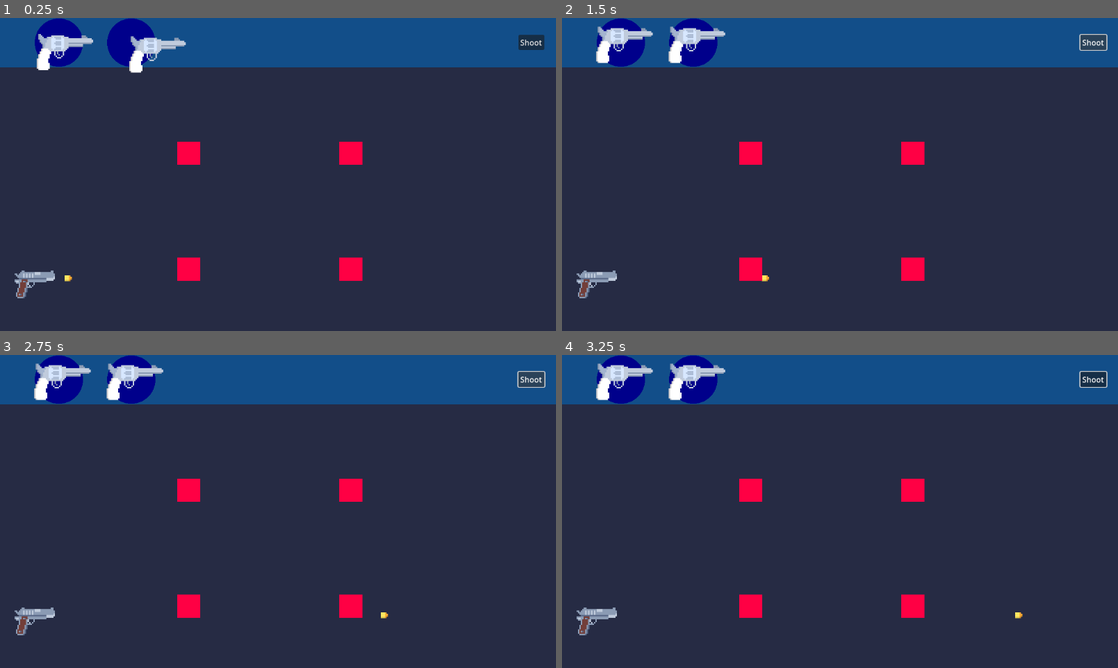
Above: before the commit, frames 1-4 (two rows, left to right).
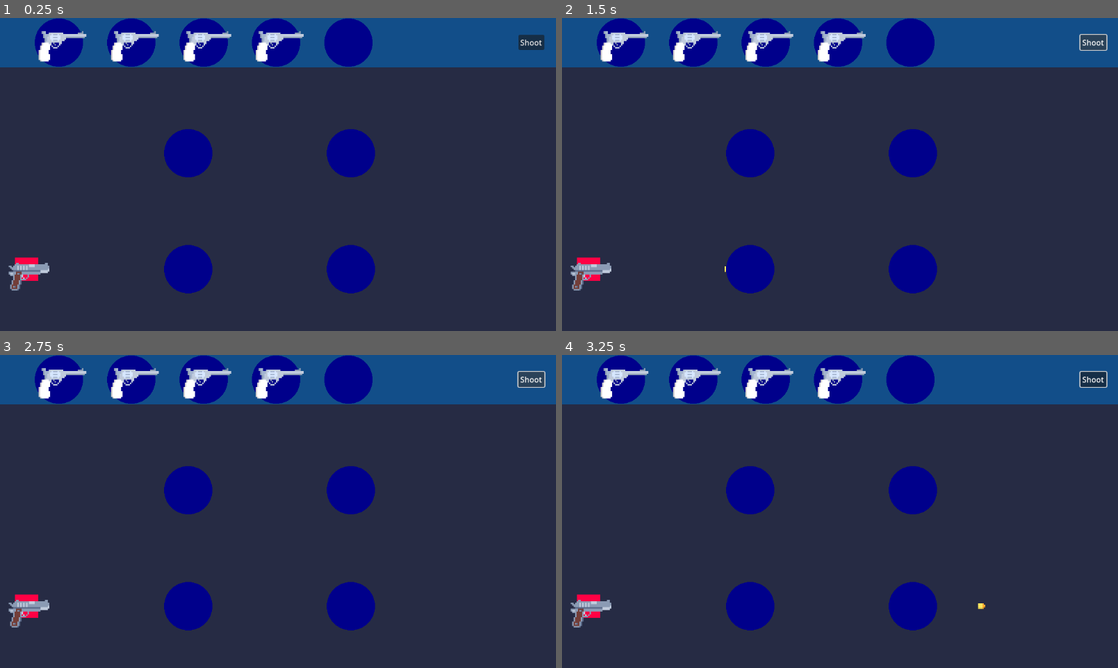
Above: after the commit, the same moments.

Repository: AmarHadj/shoot-your-way-out
Game: Godot game, scene res://Scenes/Level 1.tscn
Two runs of this game, one before a commit and one after it. Both use one fixed random seed, a clock stepped at 60 frames per second and the inputs below. Before the commit the project has no main scene; this scene is started directly in both runs.
Inputs (mouse positions are in pixels of both pictures, inside the frame that each line leads up to):
- Up to frame 1 (0.25 s): no input
- Up to frame 2 (1.5 s): click "Shoot" at 0.5 s; click "Shoot" at 1.25 s
- Up to frame 3 (2.75 s): click "Shoot" at 2 s
- Up to frame 4 (3.25 s): tap Enter at 2.75 s; move the mouse to (623, 380) at 2.77 s; click (623, 380) at 2.85 s

The runs differ from the first frame. In frame 1, 9.4% of the frame differs, in the area x 1-68%, y 0-90%; in frame 2, 8.9%; in frame 3, 8.9%; in frame 4, 9.0%.

Commit message:
weapon slots and revolver size
weapon slots are now functionnal, the revolver size was also reduced

Diff:
--- a/Assets/Inventory.tscn
+++ b/Assets/Inventory.tscn
@@ -2,7 +2,7 @@
 
 [ext_resource type="Script" path="res://scripts/Inventory.gd" id="1_i6ug5"]
 [ext_resource type="Texture2D" uid="uid://bwiaghq4ip2e8" path="res://Art/Inventory.png" id="1_smbuq"]
-[ext_resource type="PackedScene" uid="uid://tal68jtsg3wr" path="res://Assets/DropZone.tscn" id="2_pfhes"]
+[ext_resource type="PackedScene" uid="uid://tal68jtsg3wr" path="res://Assets/Inventory_slot.tscn" id="2_pfhes"]
 [ext_resource type="PackedScene" uid="uid://hrs2xolqc8q7" path="res://Assets/Shoot button.tscn" id="3_kfp24"]
 
 [node name="Inventory" type="Control"]
@@ -24,5 +24,14 @@
 [node name="DropZone2" parent="." instance=ExtResource("2_pfhes")]
 position = Vector2(272, 51)
 
+[node name="DropZone4" parent="." instance=ExtResource("2_pfhes")]
+position = Vector2(422, 51)
+
+[node name="DropZone5" parent="." instance=ExtResource("2_pfhes")]
+position = Vector2(572, 51)
+
+[node name="DropZone6" parent="." instance=ExtResource("2_pfhes")]
+position = Vector2(722, 51)
+
 [node name="ShootButton" parent="." instance=ExtResource("3_kfp24")]
 position = Vector2(1101, 47)
--- a/Assets/DropZone.tscn
+++ b/Assets/Inventory_slot.tscn
@@ -1,6 +1,6 @@
 [gd_scene load_steps=2 format=3 uid="uid://tal68jtsg3wr"]
 
-[ext_resource type="Script" path="res://scripts/drop_zone.gd" id="1_77jw5"]
+[ext_resource type="Script" path="res://scripts/Drop_zone.gd" id="1_qkrp4"]
 
 [node name="DropZone" type="Marker2D" groups=["zone"]]
-script = ExtResource("1_77jw5")
+script = ExtResource("1_qkrp4")
--- a/Assets/Revolver.tscn
+++ b/Assets/Revolver.tscn
@@ -21,7 +21,7 @@
 [sub_resource type="CircleShape2D" id="CircleShape2D_m8n7j"]
 radius = 9.87935
 
-[node name="Revolver" type="Node2D" groups=["Revolver"]]
+[node name="Revolver" type="Node2D" groups=["Weapons"]]
 position = Vector2(2, 1)
 script = ExtResource("1_ftlq0")
 
@@ -32,7 +32,7 @@
 
 [node name="CollisionShape2D" type="CollisionShape2D" parent="AnimatedSprite2D/Area2D"]
 position = Vector2(2, -2)
-scale = Vector2(6.985, 6.985)
+scale = Vector2(5.925, 5.925)
 shape = SubResource("CircleShape2D_m8n7j")
 
 [connection signal="input_event" from="AnimatedSprite2D/Area2D" to="." method="_on_area_2d_input_event"]
--- /dev/null
+++ b/Assets/weapon_slot.tscn
@@ -0,0 +1,6 @@
+[gd_scene load_steps=2 format=3 uid="uid://4sfog0m880yt"]
+
+[ext_resource type="Script" path="res://scripts/Drop_zone.gd" id="1_vhm0f"]
+
+[node name="DropZone" type="Marker2D" groups=["Weapon_slot"]]
+script = ExtResource("1_vhm0f")
--- a/Scenes/Level 1.tscn
+++ b/Scenes/Level 1.tscn
@@ -6,6 +6,7 @@
 [ext_resource type="Texture2D" uid="uid://chluqvc5li0tq" path="res://Art/weapon slot.png" id="5_0jgen"]
 [ext_resource type="PackedScene" uid="uid://cglgw3xivu2t4" path="res://Assets/Revolver.tscn" id="6_2jxly"]
 [ext_resource type="PackedScene" uid="uid://b0scdla5fej5g" path="res://Assets/Inventory.tscn" id="7_gvsgm"]
+[ext_resource type="PackedScene" uid="uid://4sfog0m880yt" path="res://Assets/weapon_slot.tscn" id="7_rtos5"]
 
 [sub_resource type="TileSetAtlasSource" id="TileSetAtlasSource_s0qen"]
 texture = ExtResource("5_0jgen")
@@ -25,26 +26,46 @@
 position = Vector2(576, 324)
 texture = ExtResource("1_qc3q7")
 
+[node name="Walls" type="TileMapLayer" parent="."]
+tile_set = SubResource("TileSet_11qq3")
+
+[node name="weapon slot" type="TileMapLayer" parent="."]
+position = Vector2(511, 352)
+tile_map_data = PackedByteArray(0, 0, 253, 255, 3, 0, 0, 0, 0, 0, 0, 0, 0, 0, 253, 255, 254, 255, 0, 0, 0, 0, 0, 0, 0, 0, 4, 0, 254, 255, 0, 0, 0, 0, 0, 0, 0, 0, 4, 0, 3, 0, 0, 0, 0, 0, 0, 0, 0, 0, 246, 255, 3, 0, 0, 0, 0, 0, 0, 0, 0, 0)
+tile_set = SubResource("TileSet_11qq3")
+
 [node name="Inventory" parent="." instance=ExtResource("7_gvsgm")]
 
-[node name="Player" parent="." instance=ExtResource("3_qu3eo")]
-position = Vector2(72, 544)
+[node name="Waepon_slots" type="Node" parent="."]
+
+[node name="DropZone" parent="Waepon_slots" instance=ExtResource("7_rtos5")]
+position = Vector2(390, 520)
+
+[node name="DropZone2" parent="Waepon_slots" instance=ExtResource("7_rtos5")]
+position = Vector2(390, 280)
+
+[node name="DropZone3" parent="Waepon_slots" instance=ExtResource("7_rtos5")]
+position = Vector2(727, 520)
+
+[node name="DropZone4" parent="Waepon_slots" instance=ExtResource("7_rtos5")]
+position = Vector2(727, 280)
+
+[node name="weapons" type="Node" parent="."]
+
+[node name="Revolver1" parent="weapons" instance=ExtResource("6_2jxly")]
+position = Vector2(122, 50)
+
+[node name="Revolver2" parent="weapons" instance=ExtResource("6_2jxly")]
+position = Vector2(271, 53)
+
+[node name="Revolver3" parent="weapons" instance=ExtResource("6_2jxly")]
+position = Vector2(423, 50)
+
+[node name="Revolver4" parent="weapons" instance=ExtResource("6_2jxly")]
+position = Vector2(572, 51)
 
 [node name="Bullet" parent="." instance=ExtResource("4_wxjds")]
-position = Vector2(140, 539)
+position = Vector2(63, 520)
 
-[node name="tiles" type="Node" parent="."]
-
-[node name="weapon slot" type="TileMapLayer" parent="tiles"]
-position = Vector2(511, 352)
-tile_map_data = PackedByteArray(0, 0, 253, 255, 3, 0, 0, 0, 0, 0, 0, 0, 0, 0, 253, 255, 254, 255, 0, 0, 0, 0, 0, 0, 0, 0, 4, 0, 254, 255, 0, 0, 0, 0, 0, 0, 0, 0, 4, 0, 3, 0, 0, 0, 0, 0, 0, 0, 0, 0)
-tile_set = SubResource("TileSet_11qq3")
-
-[node name="Walls" type="TileMapLayer" parent="tiles"]
-tile_set = SubResource("TileSet_11qq3")
-
-[node name="Revolver1" parent="." instance=ExtResource("6_2jxly")]
-position = Vector2(201, 281)
-
-[node name="Revolver2" parent="." instance=ExtResource("6_2jxly")]
-position = Vector2(1001, 356)
+[node name="Player" parent="." instance=ExtResource("3_qu3eo")]
+position = Vector2(60, 528)
--- a/project.godot
+++ b/project.godot
@@ -11,6 +11,7 @@
 [application]
 
 config/name="Shoot Your Way Out !"
+run/main_scene="res://Scenes/Level 1.tscn"
 config/features=PackedStringArray("4.3", "GL Compatibility")
 config/icon="res://icon.svg"
 
--- a/scripts/Inventory.gd
+++ b/scripts/Inventory.gd
@@ -3,6 +3,6 @@
 var revolvers = []
 # Called when the node enters the scene tree for the first time.
 func _ready() -> void:
-	revolvers = get_tree().get_nodes_in_group("Revolver")
+	revolvers = get_tree().get_nodes_in_group("Weapons")
 	for i in range(revolvers.size()) :
-		revolvers[i].set_rest_point(Observer.rest_nodes[i])
+		revolvers[i].set_rest_point(Observer.inventory_space[i])
--- a/scripts/Observer.gd
+++ b/scripts/Observer.gd
@@ -1,7 +1,8 @@
 extends Node
 
 var shootingPhase = false
-var rest_nodes
+var inventory_space
+var weapon_slots
 
 
 #set the phase to shooting phase
@@ -10,4 +11,5 @@
 		shootingPhase = true
 
 func _ready():
-	rest_nodes = get_tree().get_nodes_in_group("zone")
+	inventory_space = get_tree().get_nodes_in_group("zone")
+	weapon_slots = get_tree().get_nodes_in_group("Weapon_slot")
--- a/scripts/drop_zone.gd
+++ b/scripts/drop_zone.gd
@@ -3,11 +3,3 @@
 
 func _draw():
 	draw_circle(Vector2.ZERO, 50, Color.DARK_BLUE)
-
-#func select():
-	#for child in get_tree().get_nodes_in_group("zone"):
-		#child.deselect()
-	#modulate = Color.WEB_MAROON
-
-func deselect():
-	modulate = Color.WHITE
--- a/scripts/revolver.gd
+++ b/scripts/revolver.gd
@@ -1,7 +1,11 @@
 extends Node2D
 
+const min_dist = 50
 var selected = false
 var rest_point
+var is_placed
+var new_position
+
 
 # Called when the node enters the scene tree for the first time.
 
@@ -19,7 +23,12 @@
 	if selected:
 		global_position=lerp(global_position, get_global_mouse_position(), 25*delta)
 	else :
-		global_position = lerp(global_position, rest_point.global_position, 10* delta)
+		place_gun()
+		if is_placed :
+			global_position = lerp(global_position, new_position.global_position, 10* delta)
+			is_placed = false
+		else :
+			global_position = lerp(global_position, rest_point.global_position, 10* delta)
 
 func _input(event):
 	if event is InputEventMouseButton:
@@ -28,3 +37,10 @@
 
 func set_rest_point(rest_point_choosed : Marker2D):
 	rest_point = rest_point_choosed
+
+func place_gun():
+	for child in Observer.weapon_slots:
+		if abs(global_position.x - child.global_position.x) < min_dist and abs(global_position.y - child.global_position.y) < min_dist:
+			is_placed = true
+			new_position = child
+			break
Binary file changed: Art/revolver.png
Not shown: 1 places in Scenes/Level 1.tscn that only renumber resources
Not shown, added: export_presets.cfg
